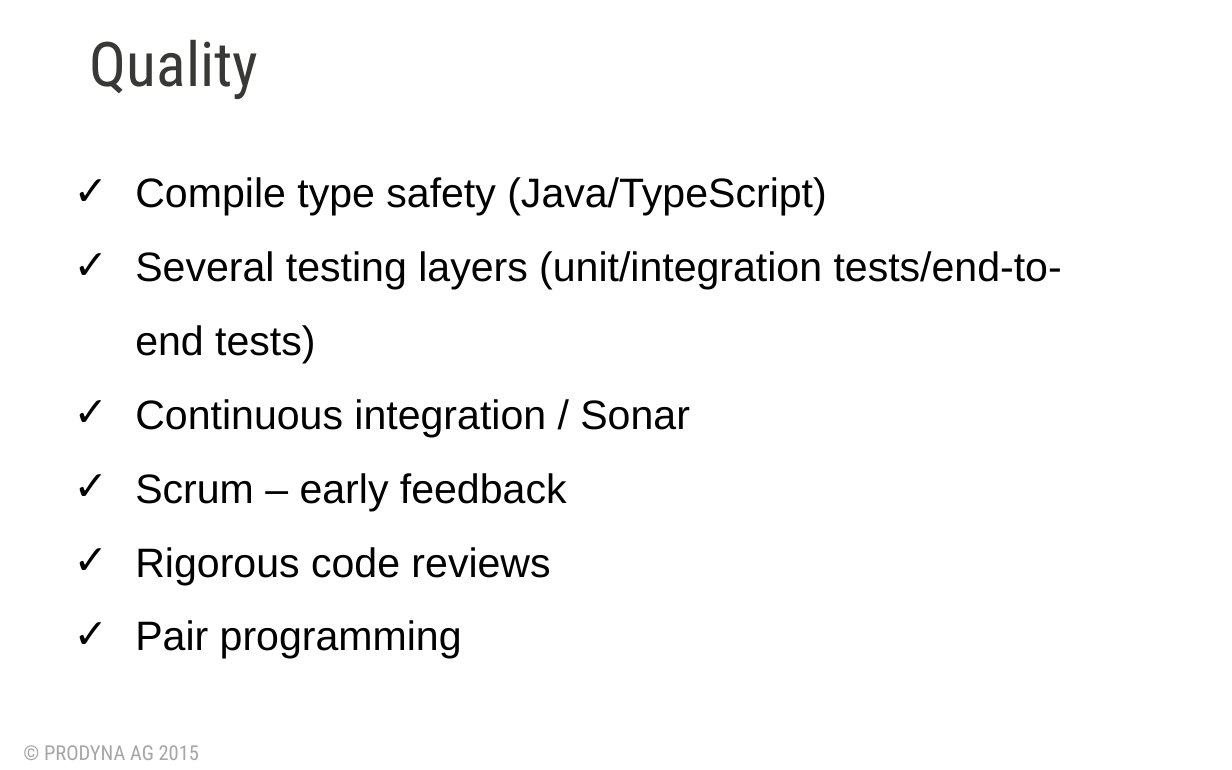
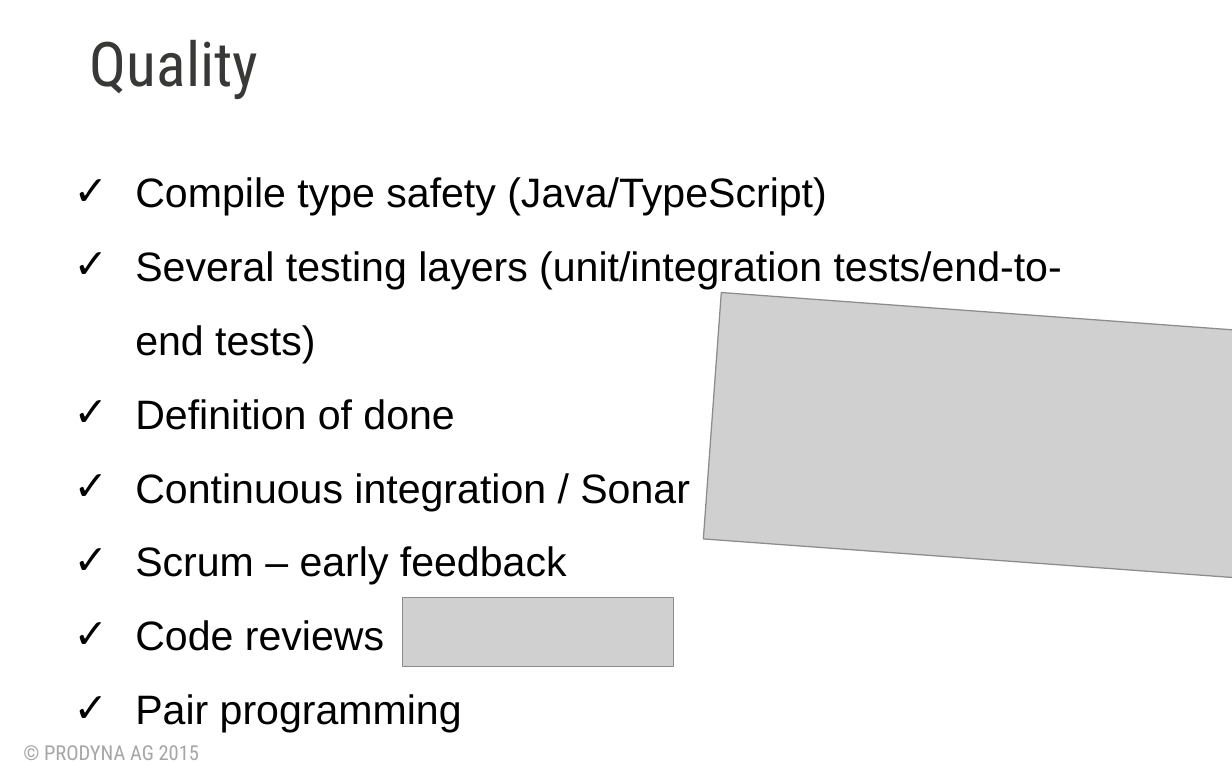
Before and after one commit to BGligorijevic/pac-slides, a slide deck: slide 15 of PAC-final-presentation.pptx (slide 8 before the commit). Drawn at 1232x770 pixels with LibreOffice and Linux fonts; fonts in the diff are those of the drawing; grey boxes stand for pictures; background and template pictures are left out. Boxes give left, top, right and bottom in pixels: in the first picture for what was removed or moved away, otherwise in the second. Text is boxed around its words. In the diff, an @@ line names an element or a change of style, - is before the commit and + after.

```diff
--- a/PAC-final-presentation.pptx
+++ b/PAC-final-presentation.pptx
@@ picture added at <box>703,292,1232,589</box> @@
@@ text at <box>135,399,454,430</box>: paragraph added @@
+✓ Definition of done
@@ picture added at <box>403,598,674,667</box> @@
@@ text at <box>135,620,384,651</box>: text changed @@
-✓ Rigorous code reviews
+✓ Code reviews
```
Also in this commit, not shown: 9 other slides changed, 4 slides added.
